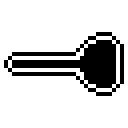
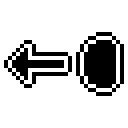
Revision of a layered w=128, h=128 image; what changed, layer by layer:
added layer "arrow_down #1" above "tween" over [16, 40, 88, 88]
hid "tween" over [16, 40, 88, 88]
